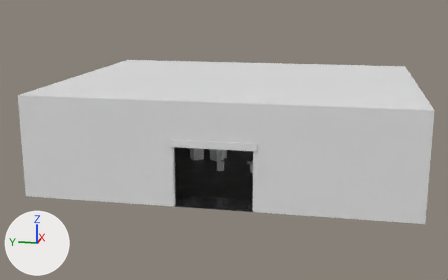
Two versions of the glTF model public/scenes/world/world-phone-garage.glb, one commit apart.
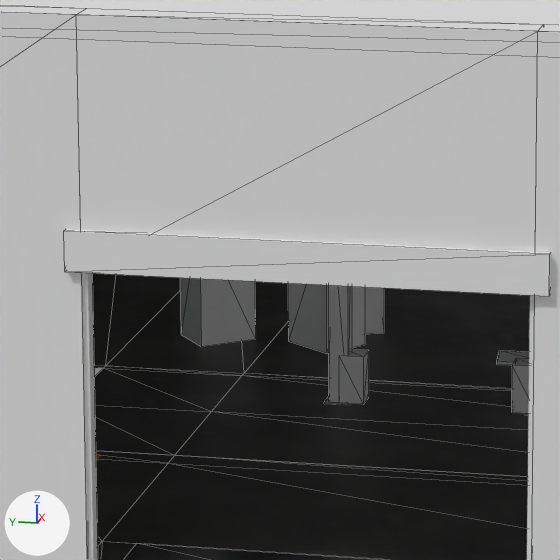
Old and new are each drawn from a camera (50 mm lens) standing at (409.7, 205.7, 15.9) and looking at (466.0, 217.0, 1.8) and again close up on the part from 35% to 58% of the width and 35% to 71% of the height. The axes (+X, +Y, +Z) are drawn at lower left. The lights are the same throughout. The last two pictures show the newer version. The close-ups show mesh edges as thin lines. Where no turn or scale is listed for an object, it has been applied to the vertices. Vertices at exactly the same position are counted once.

Before the edit, the objects in view are built like this:
```python
me_ncw_collide_garage_prop_028_work_light = bpy.data.meshes.new('NCW_collide_garage_prop_028_work_light')
me_ncw_collide_garage_prop_028_work_light.from_pydata(...)  # 8 vertices, 12 faces; spans x -0.65..0.65, y -0.66..0.66, z -1.14..1.14
me_ncw_collide_garage_prop_029_work_light = bpy.data.meshes.new('NCW_collide_garage_prop_029_work_light')
me_ncw_collide_garage_prop_029_work_light.from_pydata(...)  # 8 vertices, 12 faces; spans x -0.65..0.65, y -0.66..0.66, z -1.14..1.14
me_ncw_collide_garage_prop_047_oil_drain = bpy.data.meshes.new('NCW_collide_garage_prop_047_oil_drain')
me_ncw_collide_garage_prop_047_oil_drain.from_pydata(...)  # 8 vertices, 12 faces; spans x -0.47..0.47, y -0.59..0.59, z -0.81..0.81
me_ncw_collide_garage_wall_front_s = bpy.data.meshes.new('NCW_collide_garage_wall_front_s')
me_ncw_collide_garage_wall_front_s.from_pydata(...)  # a box spanning x -0.25..0.25, y -5.75..5.75, z -4.0..4.0
ob_collide_garage_prop_028_work_light = bpy.data.objects.new('collide_garage_prop_028_work_light', me_ncw_collide_garage_prop_028_work_light)
ob_collide_garage_prop_028_work_light.location = (465.3, 217.55, 1.14)
ob_collide_garage_prop_029_work_light = bpy.data.objects.new('collide_garage_prop_029_work_light', me_ncw_collide_garage_prop_029_work_light)
ob_collide_garage_prop_029_work_light.location = (465.3, 219.45, 1.14)
ob_collide_garage_prop_047_oil_drain = bpy.data.objects.new('collide_garage_prop_047_oil_drain', me_ncw_collide_garage_prop_047_oil_drain)
ob_collide_garage_prop_047_oil_drain.location = (466.2, 217.3, 0.81)
ob_collide_garage_wall_front_s = bpy.data.objects.new('collide_garage_wall_front_s', me_ncw_collide_garage_wall_front_s)
ob_collide_garage_wall_front_s.location = (452.25, 206.25, 4.0)
# also in view: 'collide_garage_prop_041_lift2_carriage' at (462.0, 216.4, 0.4); 'collide_garage_prop_037_lift2' at (462.0, 216.6, 1.9); 'collide_garage_wall_front_n' at (452.2, 223.8, 4.0); 'garage_apron_garage_threshold_wet' at (453.2, 215.0, 0.0); 'garage_apron_garage_workshop_floor' at (455.5, 218.6, 0.0)
```
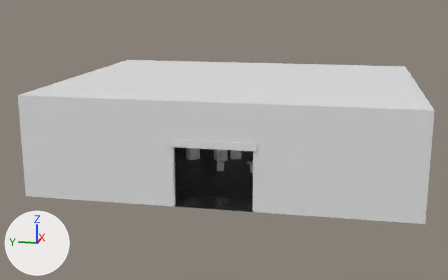
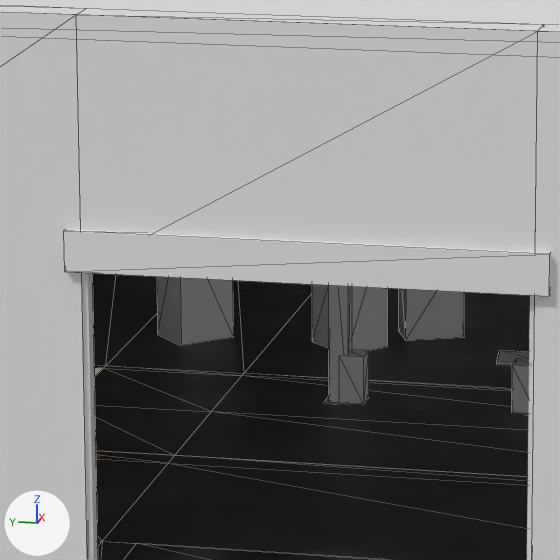
Where the change shows, as pixel boxes [x1, y1, x2, y2] in the close-ups (560 x 560 px):
'collide_garage_prop_029_work_light', moved, turned: before [180, 278, 256, 347]; after [157, 277, 234, 346]
'collide_garage_prop_028_work_light', moved: before [288, 283, 365, 353]; after [312, 284, 387, 350]
'collide_garage_prop_047_oil_drain', moved: before [365, 287, 384, 334]; after [399, 289, 464, 340]

The change, as a diff of the scene's bpy script:
```diff
--- a/public/scenes/world/world-phone-garage.glb.py
+++ b/public/scenes/world/world-phone-garage.glb.py
@@ me_ncw_collide_garage_prop_029_work_light @@
 me_ncw_collide_garage_prop_029_work_light.from_pydata(...)  # 8 vertices, 12 faces; spans x -0.65..0.65, y -0.66..0.66, z -1.14..1.14
 # used by ob_collide_garage_prop_029_work_light; location = (465.3, 219.45, 1.14)
+# me_ncw_collide_garage_prop_029_work_light part 1: the whole mesh is turned 4.8 degrees about the z axis through its middle
@@ ob_collide_garage_prop_028_work_light @@
 ob_collide_garage_prop_028_work_light = bpy.data.objects.new('collide_garage_prop_028_work_light', me_ncw_collide_garage_prop_028_work_light)
-ob_collide_garage_prop_028_work_light.location = (465.3, 217.55, 1.14)
+ob_collide_garage_prop_028_work_light.location = (465.3, 217.15, 1.14)
@@ ob_collide_garage_prop_029_work_light @@
 ob_collide_garage_prop_029_work_light = bpy.data.objects.new('collide_garage_prop_029_work_light', me_ncw_collide_garage_prop_029_work_light)
-ob_collide_garage_prop_029_work_light.location = (465.3, 219.45, 1.14)
+ob_collide_garage_prop_029_work_light.location = (465.3, 219.85, 1.14)
@@ ob_collide_garage_prop_047_oil_drain @@
 ob_collide_garage_prop_047_oil_drain = bpy.data.objects.new('collide_garage_prop_047_oil_drain', me_ncw_collide_garage_prop_047_oil_drain)
-ob_collide_garage_prop_047_oil_drain.location = (466.2, 217.3, 0.81)
+ob_collide_garage_prop_047_oil_drain.location = (466.2, 215.9, 0.81)
```
